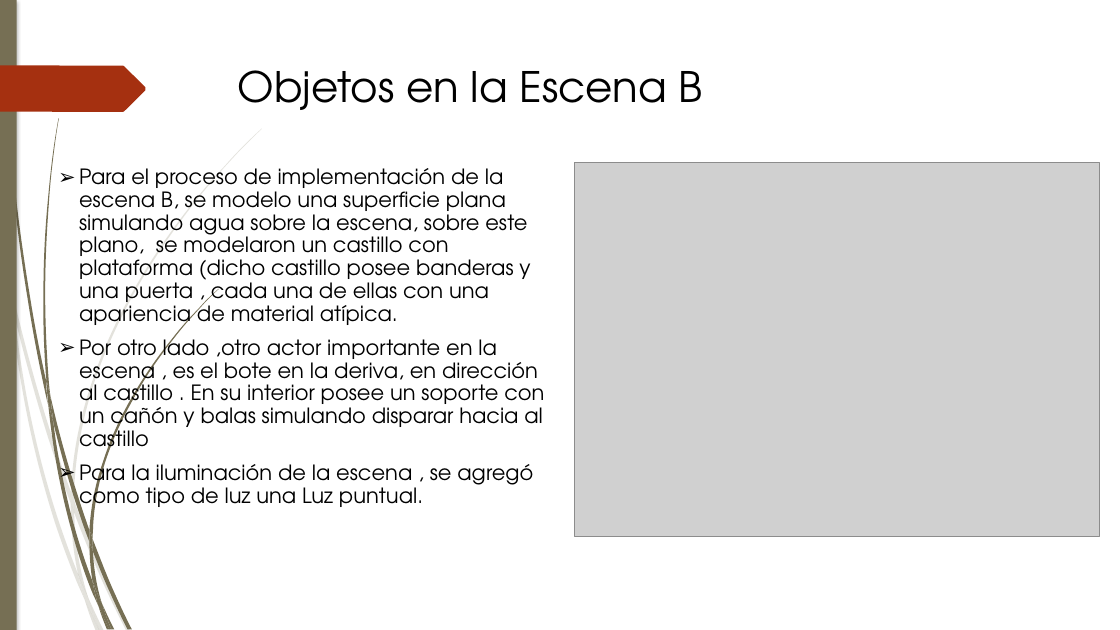
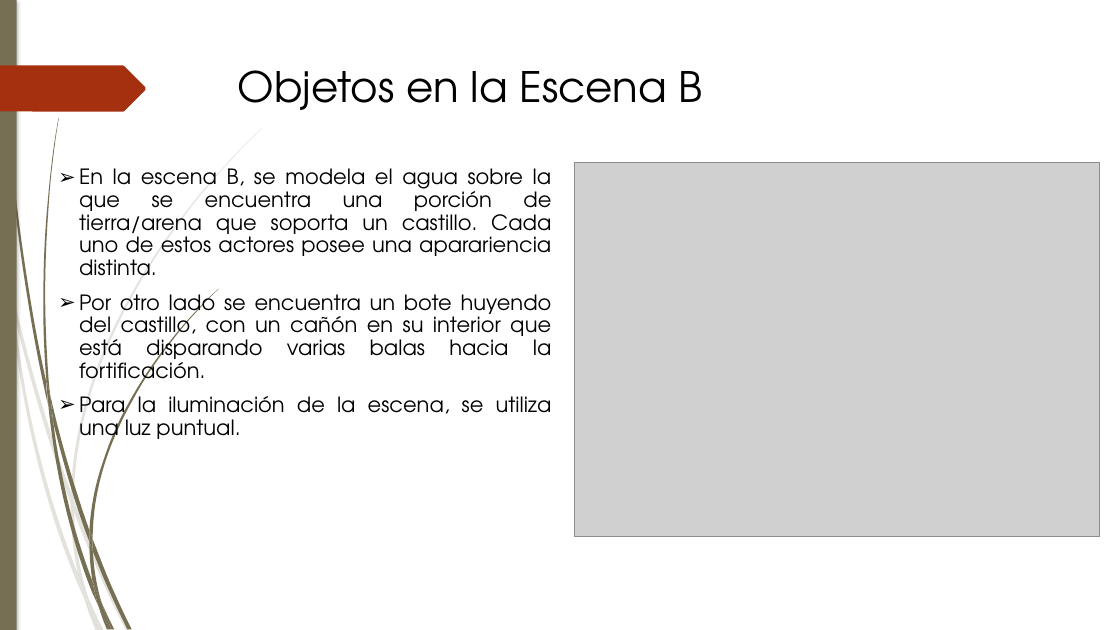
Before and after one commit to Barbmatt/Proyecto2, a slide deck: slide 11 of Presentación/Presentacion Proyecto 2.pptx. Drawn at 1120x630 pixels with LibreOffice and Linux fonts; fonts in the diff are those of the drawing; grey boxes stand for pictures. Boxes give left, top, right and bottom in pixels: in the first picture for what was removed or moved away, otherwise in the second. Text is boxed around its words. In the diff, an @@ line names an element or a change of style, - is before the commit and + after.

```diff
--- a/Presentación/Presentacion Proyecto 2.pptx
+++ b/Presentación/Presentacion Proyecto 2.pptx
@@ text at box(79, 168, 552, 445): text changed @@
-➢ Para el proceso de implementación de la escena B, se modelo una superficie plana simulando agua sobre la escena, sobre este plano, se modelaron un castillo con plataforma (dicho castillo posee banderas y una puerta , cada una de ellas con una apariencia de material atípica.
-➢ Por otro lado ,otro actor importante en la escena , es el bote en la deriva, en dirección al castillo . En su interior posee un soporte con un cañón y balas simulando disparar hacia al castillo
-➢ Para la iluminación de la escena , se agregó como tipo de luz una Luz puntual.
+➢ En la escena B, se modela el agua sobre la que se encuentra una porción de tierra/arena que soporta un castillo. Cada uno de estos actores posee una aparariencia distinta.
+➢ Por otro lado se encuentra un bote huyendo del castillo, con un cañón en su interior que está disparando varias balas hacia la fortificación.
+➢ Para la iluminación de la escena, se utiliza una luz puntual.
@@ outline redrawn in 9 elements at box(12, 290, 71, 503), box(9, 294, 85, 600), box(71, 503, 88, 597), box(71, 129, 262, 501), box(50, 397, 89, 542), box(48, 401, 98, 606), box(43, 118, 59, 397), box(89, 289, 218, 539), box(74, 501, 129, 630) @@
```
Also in this commit, not shown: 14 other slides changed, 1 slide added, 1 slide removed, 2 other files.
